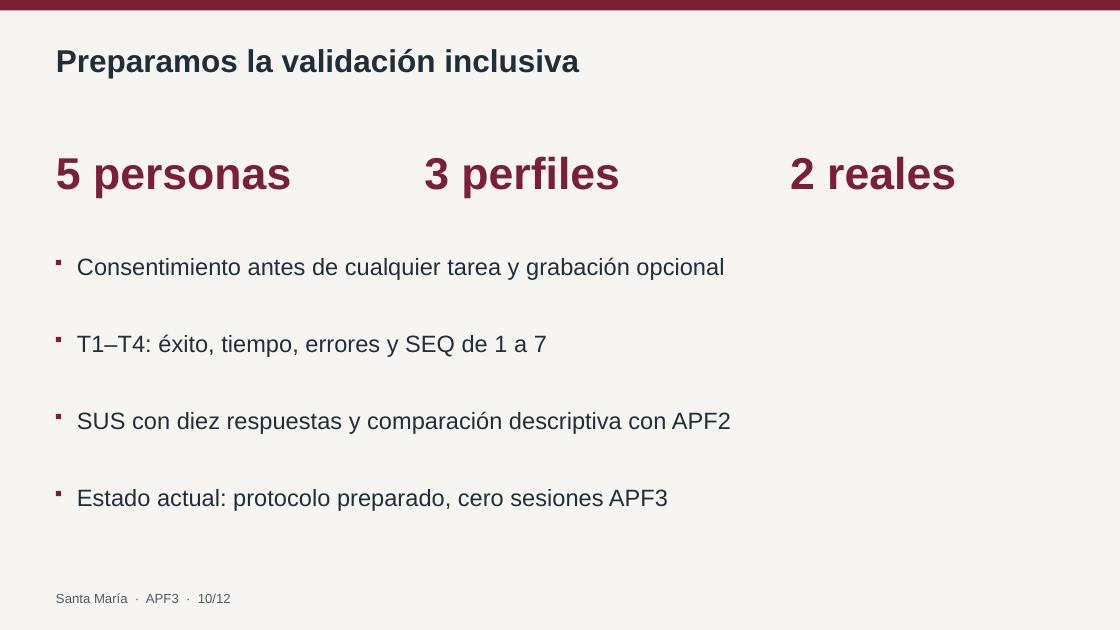
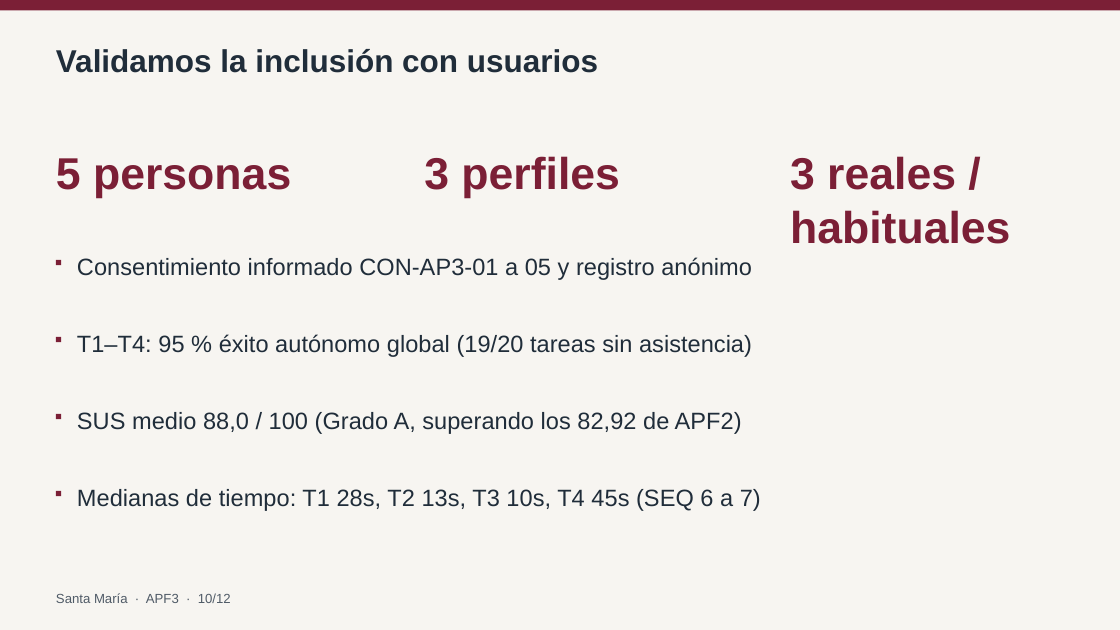
Before and after one commit to BruGeth/IHM_Colegio_Santa_Maria_Reyna_Angeles, a slide deck: slide 10 of avance informe 3/APF3_Grupo5_SantaMaria.pptx. Drawn at 1120x630 pixels with LibreOffice and Linux fonts; fonts in the diff are those of the drawing. Boxes give left, top, right and bottom in pixels: in the first picture for what was removed or moved away, otherwise in the second. Text is boxed around its words. In the diff, an @@ line names an element or a change of style, - is before the commit and + after.

Commit message:
feat(apf3): consolidar informe, presentacion, matriz y anexos con validacion inclusiva final (14 pags, 12 slides, SUS 88.0, 95% exito)

```diff
--- a/avance informe 3/APF3_Grupo5_SantaMaria.pptx
+++ b/avance informe 3/APF3_Grupo5_SantaMaria.pptx
@@ text at [56,49,598,73]: text changed @@
-Preparamos la validación inclusiva
+Validamos la inclusión con usuarios
@@ text at [790,156,1010,244]: text changed @@
-2 reales
+3 reales / habituales
@@ text at [77,257,752,280]: text changed @@
-Consentimiento antes de cualquier tarea y grabación opcional
+Consentimiento informado CON-AP3-01 a 05 y registro anónimo
@@ text at [77,334,752,357]: text changed @@
-T1–T4: éxito, tiempo, errores y SEQ de 1 a 7
+T1–T4: 95 % éxito autónomo global (19/20 tareas sin asistencia)
@@ text at [77,412,742,434]: text changed @@
-SUS con diez respuestas y comparación descriptiva con APF2
+SUS medio 88,0 / 100 (Grado A, superando los 82,92 de APF2)
@@ text at [77,489,761,511]: text changed @@
-Estado actual: protocolo preparado, cero sesiones APF3
+Medianas de tiempo: T1 28s, T2 13s, T3 10s, T4 45s (SEQ 6 a 7)
```
Also in this commit, not shown: 2 other slides changed, 5 other files.
